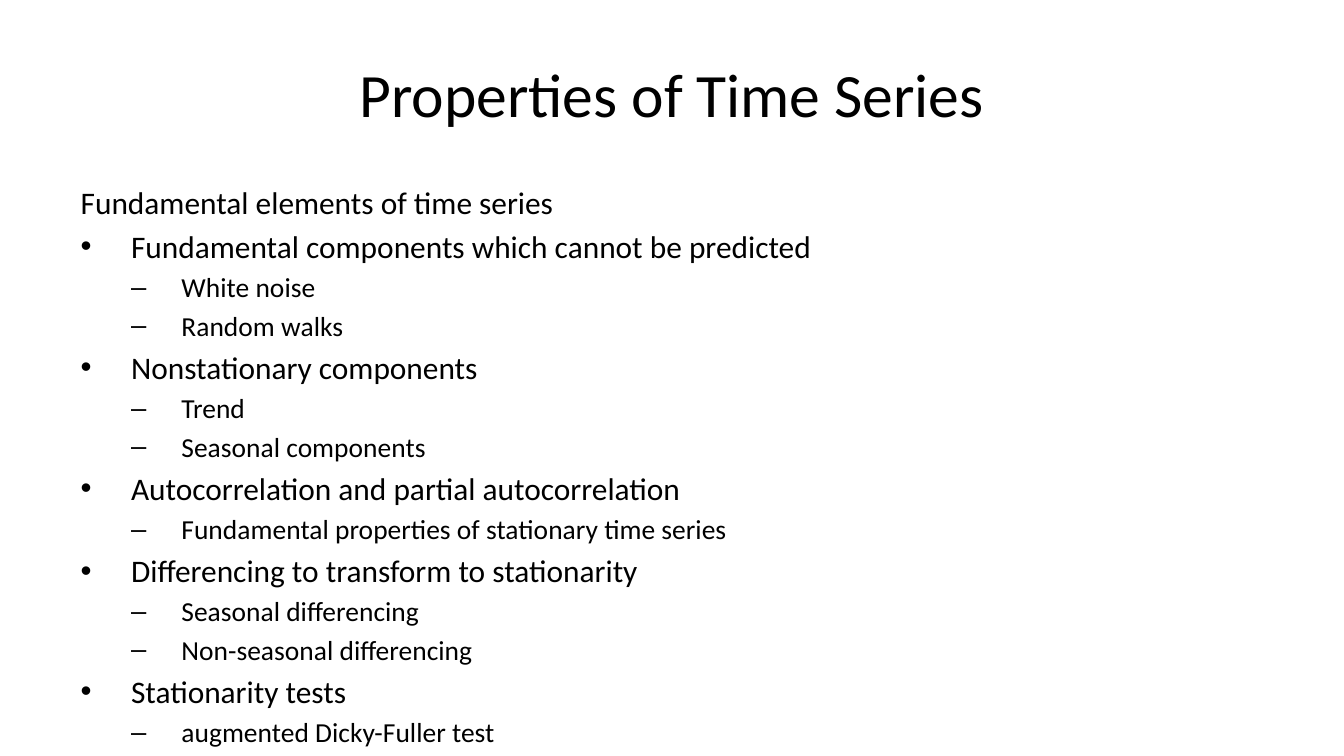
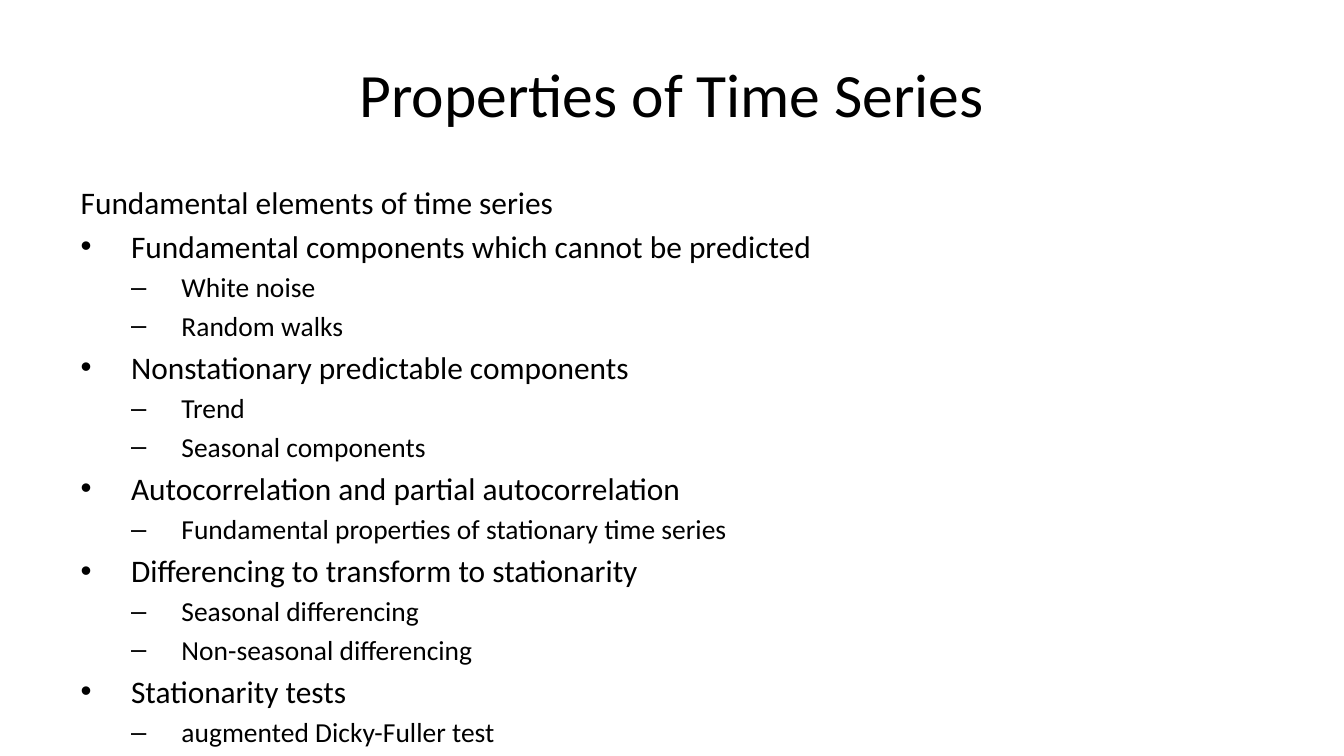
Before and after one commit to StephenElston/CSCI-E-83, a slide deck: slide 5 of LectureSlides/12_IntroductionToTimeSeriesForecasting.pptx. Drawn at 1344x756 pixels with LibreOffice and Linux fonts; fonts in the diff are those of the drawing. Boxes give left, top, right and bottom in pixels: in the first picture for what was removed or moved away, otherwise in the second. Text is boxed around its words. In the diff, an @@ line names an element or a change of style, - is before the commit and + after.

Commit message:
Corrections and updates to time series forecast slides

```diff
--- a/LectureSlides/12_IntroductionToTimeSeriesForecasting.pptx
+++ b/LectureSlides/12_IntroductionToTimeSeriesForecasting.pptx
@@ text at (131,357,629,384): text changed @@
-• Nonstationary components
+• Nonstationary predictable components
```
Also in this commit, not shown: 12 other slides changed, 1 slide removed.
